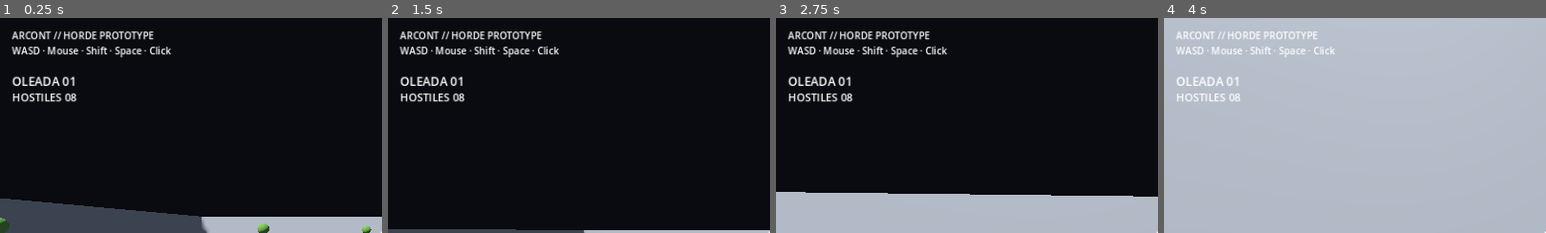
Above: before the commit, frames 1-4 (left to right).
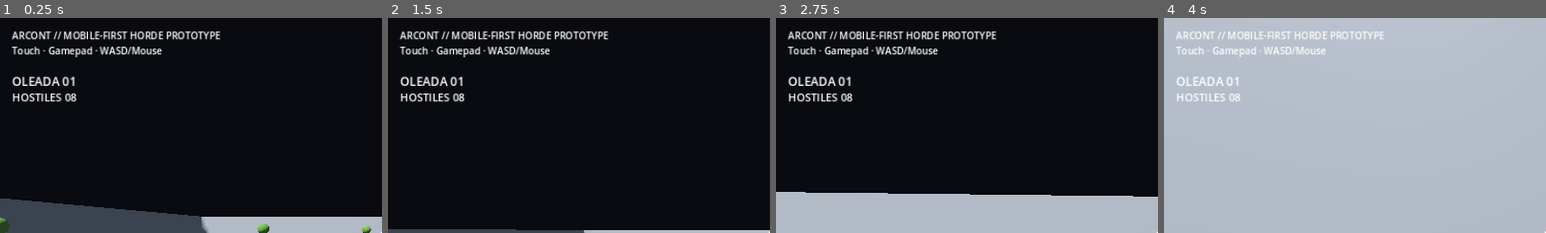
Above: after the commit, the same moments.

Repository: heliossamuelhernandezreyes/Arcont
Game: Godot game, scene res://scenes/main.tscn
The game is run twice, just before and just after one commit, with the same random seed, the same clock (stepped at 60 frames per second) and the same inputs.
Inputs (mouse positions are % of the whole screen's width and height, from its top left):
- Up to frame 1 (0.25 s): no input
- Up to frame 2 (1.5 s): move the mouse to (55, 50) at 0.52 s; hold Shift (sprint) 0.53-1.28 s; hold W (move_forward) from 0.53 s (still down); click (55, 50) at 0.67 s; tap Space (jump) at 0.77 s; move the mouse to (45, 50) at 1.27 s; tap Shift (sprint) at 1.35 s; click (45, 50) at 1.42 s
- Up to frame 3 (2.75 s): keep holding W (move_forward); tap Space (jump) at 1.52 s; move the mouse to (52, 48) at 2.02 s; hold Shift (sprint) from 2.03 s (still down); click (52, 48) at 2.17 s
- Up to frame 4 (4 s): keep holding W (move_forward); move the mouse to (49, 52) at 2.77 s; release Shift (sprint) at 2.78 s; tap Shift (sprint) at 2.85 s; click (49, 52) at 2.92 s; tap Space (jump) at 3.02, 3.77 s; move the mouse to (57, 51) at 3.52 s; hold Shift (sprint) from 3.53 s (still down); click (57, 51) at 3.67 s
The pictures show only the part of the screen within x 0-50%, y 0-50%; the shares and areas given below are measured in that part.

The runs differ from the first frame. In frame 1, 2.3% of the frame differs, in the area x 3-58%, y 6-19%; in frame 2, 2.3%; in frame 3, 2.3%; in frame 4, 1.3%.

Commit message:
feat: add mobile controls overlay to main scene

Diff:
--- a/scenes/main.tscn
+++ b/scenes/main.tscn
@@ -1,7 +1,8 @@
-[gd_scene load_steps=10 format=3]
+[gd_scene load_steps=11 format=3]
 
 [ext_resource path="res://scripts/player.gd" type="Script" id="1_player"]
 [ext_resource path="res://scripts/main.gd" type="Script" id="2_main"]
+[ext_resource path="res://scripts/mobile_controls.gd" type="Script" id="3_mobile"]
 
 [sub_resource type="BoxMesh" id="BoxFloor"]
 size = Vector3(30, 0.2, 30)
@@ -78,7 +79,7 @@
 
 [node name="Enemies" type="Node3D" parent="."]
 
-[node name="Player" type="CharacterBody3D" parent="."]
+[node name="Player" type="CharacterBody3D" parent="." groups=["player"]]
 position = Vector3(0, 1.05, 7)
 script = ExtResource("1_player")
 [node name="Collision" type="CollisionShape3D" parent="Player"]
@@ -107,9 +108,9 @@
 [node name="Info" type="Label" parent="HUD"]
 offset_left = 20.0
 offset_top = 18.0
-offset_right = 520.0
+offset_right = 620.0
 offset_bottom = 80.0
-text = "ARCONT // HORDE PROTOTYPE\nWASD · Mouse · Shift · Space · Click"
+text = "ARCONT // MOBILE-FIRST HORDE PROTOTYPE\nTouch · Gamepad · WASD/Mouse"
 [node name="Wave" type="Label" parent="HUD"]
 offset_left = 20.0
 offset_top = 92.0
@@ -124,3 +125,13 @@
 offset_bottom = 150.0
 text = "HOSTILES 08"
 theme_override_font_sizes/font_size = 18
+
+[node name="MobileControls" type="Control" parent="HUD"]
+layout_mode = 3
+anchors_preset = 15
+anchor_right = 1.0
+anchor_bottom = 1.0
+grow_horizontal = 2
+grow_vertical = 2
+mouse_filter = 2
+script = ExtResource("3_mobile")
